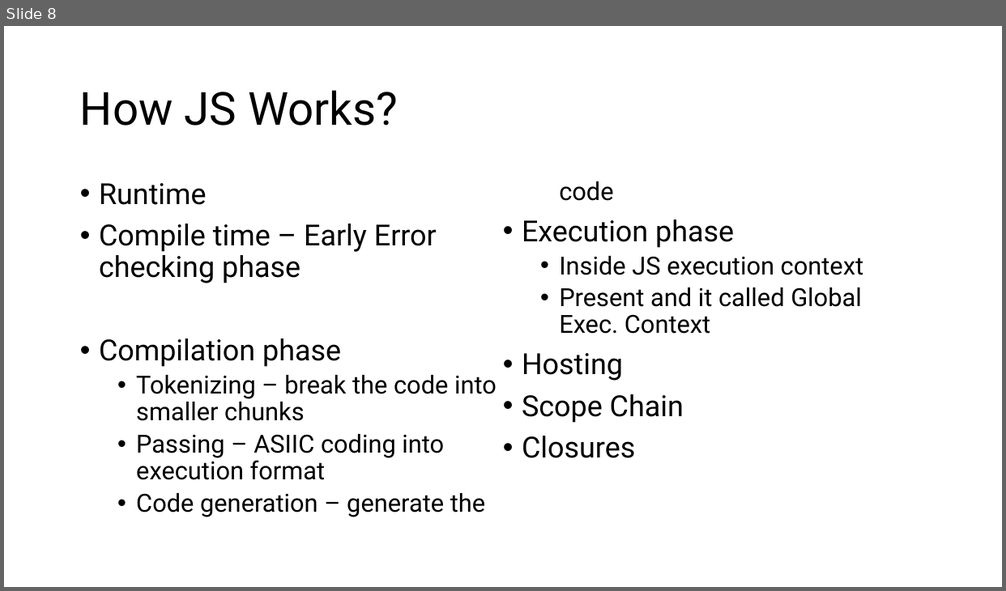
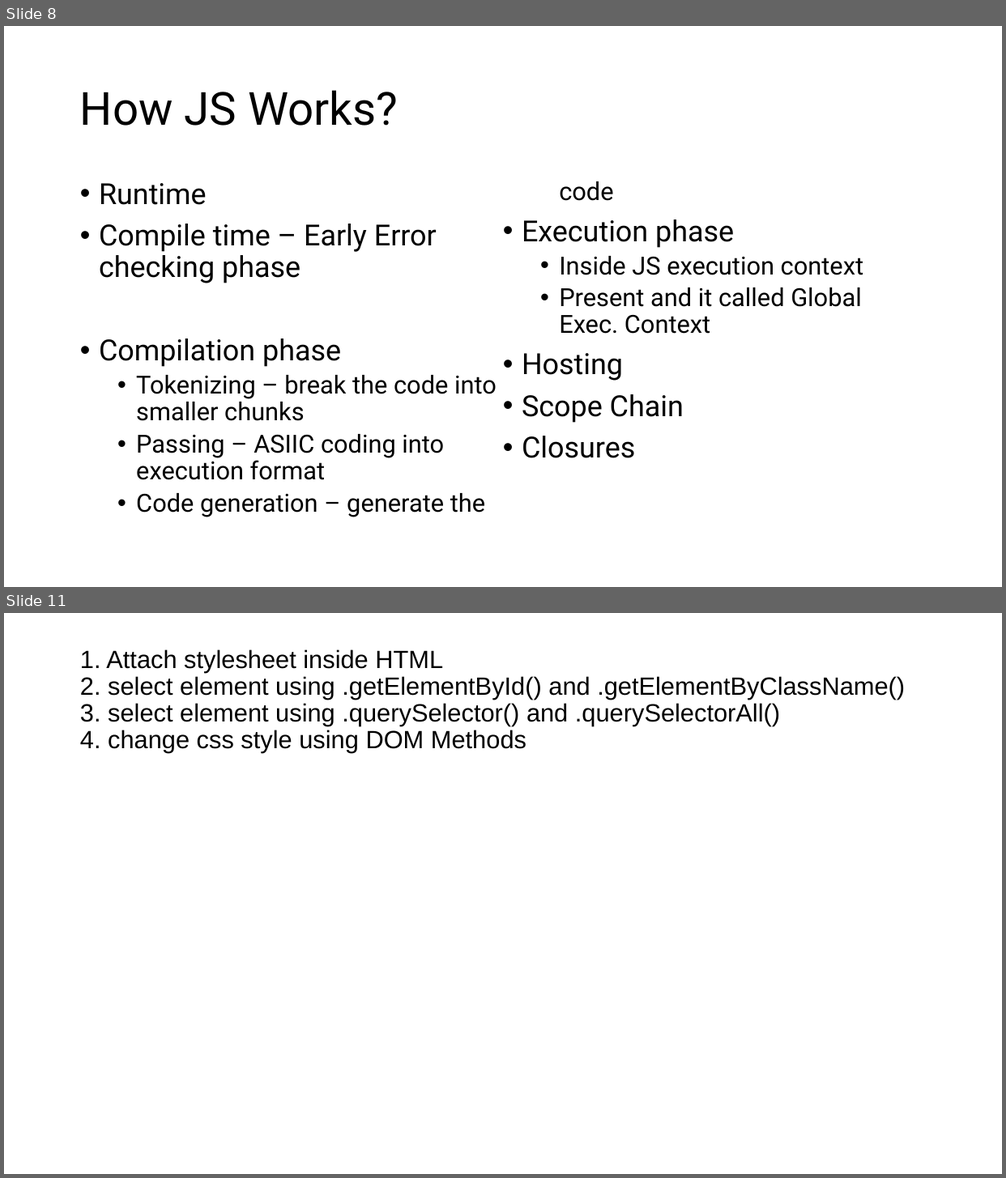
Before and after one commit to PiyushChaturvedii/Batch06, a slide deck: JS/JavaScript.pptx. Shown one above the other, each under a label of ours: slide 8 before the commit, slides 8 and 11 after it; the slides between them are not shown. The pictures are 1006x591 and 1006x1178 pixels, drawn with LibreOffice and Linux fonts; fonts in the diff are those of the drawing. Boxes give left, top, right and bottom in pixels: in the first picture for what was removed or moved away, otherwise in the second. Text is boxed around its words. In the diff, an @@ line names an element or a change of style, - is before the commit and + after.

```diff
--- a/JS/JavaScript.pptx
+++ b/JS/JavaScript.pptx
@@ slide 11 added at box(4, 613, 1002, 1174), background #FFFFFF @@
@@ title added at box(80, 649, 905, 753), 24 pt, text #000000 @@
+1. Attach stylesheet inside HTML
+2. select element using .getElementById() and .getElementByClassName()
+3. select element using .querySelector() and .querySelectorAll()
+4. change css style using DOM Methods
```
Also in this commit, not shown: 2 other slides added, 1 slide removed, 9 other files.
